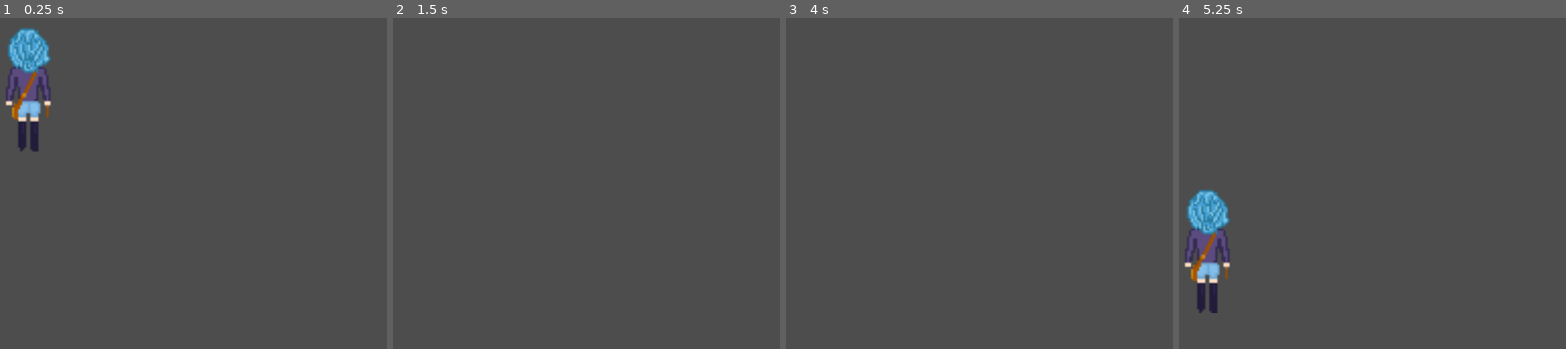
Above: before the commit, frames 1-4 (left to right).
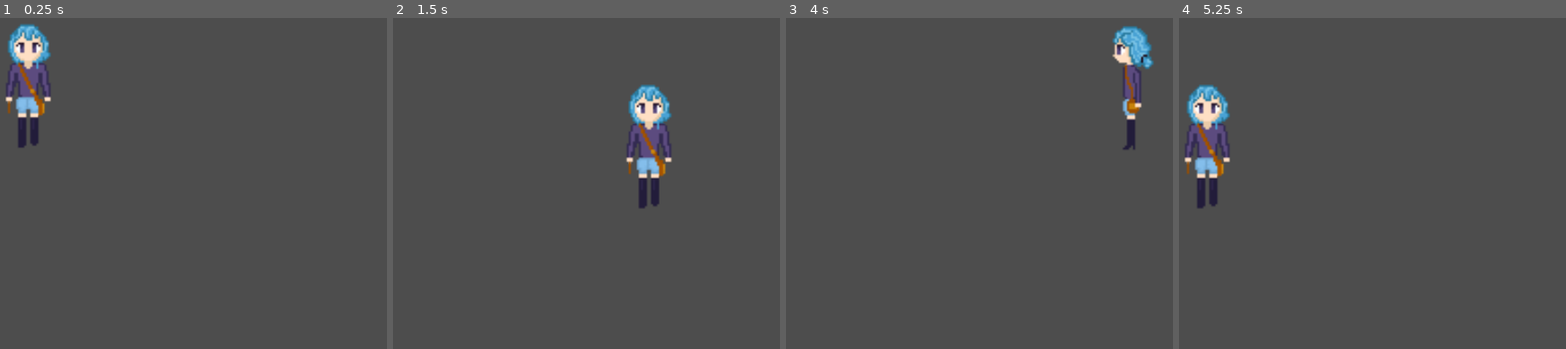
Above: after the commit, the same moments.

Repository: arstoien/game
Game: Godot game, scene res://Scenes/game.tscn
Same seed, same stepped clock (60 frames per second), same inputs: the game is played once before the commit and once after it.
Inputs:
- Up to frame 1 (0.25 s): no input
- Up to frame 2 (1.5 s): tap Enter at 0.5 s; hold D (right) 0.53-1.28 s; hold S (down) from 1.28 s (still down)
- Up to frame 3 (4 s): release S (down) at 2.03 s; hold D (right) 2.03-2.78 s; hold W (up) 2.78-3.53 s; tap Space at 3.5 s; hold A (left) from 3.53 s (still down)
- Up to frame 4 (5.25 s): release A (left) at 5.03 s; hold S (down) from 5.03 s (still down)

The runs differ from the first frame. In frame 1, 2.0% of the frame differs, in the area x 1-14%, y 1-41%; in frame 2, 2.8%; in frame 3, 1.9%; in frame 4, 5.5%, in the area x 1-14%, y 20-90%.

Commit message:
movement bugfix
fixol som animacie

Diff:
--- a/wo-w-pre-alpha/Scenes/Player.tscn
+++ b/wo-w-pre-alpha/Scenes/Player.tscn
@@ -50,49 +50,70 @@
 [sub_resource type="RectangleShape2D" id="RectangleShape2D_5ixxa"]
 size = Vector2(16, 61)
 
+[sub_resource type="AtlasTexture" id="AtlasTexture_kyqiw"]
+atlas = ExtResource("1_rpqav")
+region = Rect2(0, 0, 64, 64)
+
+[sub_resource type="AtlasTexture" id="AtlasTexture_nn08x"]
+atlas = ExtResource("4_5ixxa")
+region = Rect2(0, 0, 64, 64)
+
+[sub_resource type="AtlasTexture" id="AtlasTexture_bhhdu"]
+atlas = ExtResource("5_nn08x")
+region = Rect2(0, 0, 64, 64)
+
 [sub_resource type="AtlasTexture" id="AtlasTexture_dewec"]
 atlas = ExtResource("2_gntrk")
-region = Rect2(0, 0, 64, 64)
-
-[sub_resource type="AtlasTexture" id="AtlasTexture_5ixxa"]
-atlas = ExtResource("2_gntrk")
-region = Rect2(64, 0, 64, 64)
-
-[sub_resource type="AtlasTexture" id="AtlasTexture_kyqiw"]
-atlas = ExtResource("1_rpqav")
 region = Rect2(0, 0, 64, 64)
 
 [sub_resource type="AtlasTexture" id="AtlasTexture_gntrk"]
 atlas = ExtResource("1_rpqav")
 region = Rect2(64, 0, 64, 64)
 
-[sub_resource type="AtlasTexture" id="AtlasTexture_nn08x"]
-atlas = ExtResource("4_5ixxa")
-region = Rect2(0, 0, 64, 64)
-
 [sub_resource type="AtlasTexture" id="AtlasTexture_52ee3"]
 atlas = ExtResource("4_5ixxa")
 region = Rect2(64, 0, 64, 64)
 
-[sub_resource type="AtlasTexture" id="AtlasTexture_bhhdu"]
-atlas = ExtResource("5_nn08x")
-region = Rect2(0, 0, 64, 64)
-
 [sub_resource type="AtlasTexture" id="AtlasTexture_megsn"]
 atlas = ExtResource("5_nn08x")
+region = Rect2(64, 0, 64, 64)
+
+[sub_resource type="AtlasTexture" id="AtlasTexture_5ixxa"]
+atlas = ExtResource("2_gntrk")
 region = Rect2(64, 0, 64, 64)
 
 [sub_resource type="SpriteFrames" id="SpriteFrames_dewec"]
 animations = [{
 "frames": [{
 "duration": 1.5,
-"texture": SubResource("AtlasTexture_dewec")
-}, {
-"duration": 1.5,
-"texture": SubResource("AtlasTexture_5ixxa")
+"texture": SubResource("AtlasTexture_kyqiw")
 }],
 "loop": true,
-"name": &"MCDown",
+"name": &"IdleDown",
+"speed": 5.0
+}, {
+"frames": [{
+"duration": 1.0,
+"texture": SubResource("AtlasTexture_nn08x")
+}],
+"loop": true,
+"name": &"IdleLeft",
+"speed": 5.0
+}, {
+"frames": [{
+"duration": 1.0,
+"texture": SubResource("AtlasTexture_bhhdu")
+}],
+"loop": true,
+"name": &"IdleRight",
+"speed": 5.0
+}, {
+"frames": [{
+"duration": 1.5,
+"texture": SubResource("AtlasTexture_dewec")
+}],
+"loop": true,
+"name": &"IdleUp",
 "speed": 5.0
 }, {
 "frames": [{
@@ -103,7 +124,7 @@
 "texture": SubResource("AtlasTexture_gntrk")
 }],
 "loop": true,
-"name": &"MCForward",
+"name": &"MCDown",
 "speed": 5.0
 }, {
 "frames": [{
@@ -127,6 +148,17 @@
 "loop": true,
 "name": &"MCRight",
 "speed": 5.0
+}, {
+"frames": [{
+"duration": 1.5,
+"texture": SubResource("AtlasTexture_dewec")
+}, {
+"duration": 1.5,
+"texture": SubResource("AtlasTexture_5ixxa")
+}],
+"loop": true,
+"name": &"MCUp",
+"speed": 5.0
 }]
 
 [node name="Game" type="Node2D"]
@@ -147,4 +179,4 @@
 [node name="AnimatedSprite2D" type="AnimatedSprite2D" parent="Player"]
 position = Vector2(0, -30)
 sprite_frames = SubResource("SpriteFrames_dewec")
-animation = &"MCDown"
+animation = &"IdleUp"
--- a/wo-w-pre-alpha/Scenes/player.gd
+++ b/wo-w-pre-alpha/Scenes/player.gd
@@ -1,6 +1,6 @@
 extends CharacterBody2D
 
-@export var speed: float = 400.0
+@export var speed: float = 150.0
 @export var debug: bool = false
 
 var facing: String = "down" # remember last direction for idle
@@ -13,7 +13,7 @@
 func _physics_process(_delta: float) -> void:
 	var input_dir: Vector2 = Input.get_vector("left", "right", "up", "down")
 
-	# movement
+	# --- movement logic ---
 	if input_dir != Vector2.ZERO:
 		velocity = input_dir.normalized() * speed
 	else:
@@ -22,8 +22,35 @@
 	move_and_slide()
 
 	# --- animation logic ---
-	if input_dir.y > 0.0:
-		facing = "down"
-		if anim.animation != "MCDown":
-			anim.play("MCDown")
-	else: input_dir == Vector2.ZERO
+	if input_dir != Vector2.ZERO:
+		# Player is moving
+		if input_dir.y > 0.0:
+			facing = "down"
+			if anim.animation != "MCDown":
+				anim.play("MCDown")
+		elif input_dir.y < 0.0:
+			facing = "up"
+			if anim.animation != "MCUp":
+				anim.play("MCUp")
+		elif input_dir.x > 0.0:
+			facing = "right"
+			if anim.animation != "MCRight":
+				anim.play("MCRight")
+		elif input_dir.x < 0.0:
+			facing = "left"
+			if anim.animation != "MCLeft":
+				anim.play("MCLeft")
+	else:
+		# Player is idle, use the last 'facing' direction
+		if facing == "down":
+			if anim.animation != "IdleDown":
+				anim.play("IdleDown")
+		elif facing == "up":
+			if anim.animation != "IdleUp":
+				anim.play("IdleUp")
+		elif facing == "right":
+			if anim.animation != "IdleRight":
+				anim.play("IdleRight")
+		elif facing == "left":
+			if anim.animation != "IdleLeft":
+				anim.play("IdleLeft")
